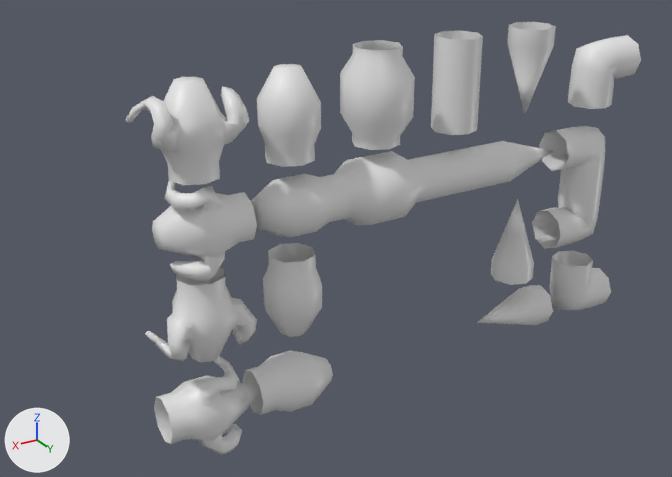
Renders of the FBX model Assets/Models/snake_parts.fbx from each side of a commit.
Both versions are drawn from a 50 mm camera at (6.07, 7.65, 2.37) aimed at (1.35, -0.22, -1.57). The lights are fixed; the arrows at lower left show +X, +Y and +Z. Where no turn or scale is listed for an object, it has been applied to the vertices.
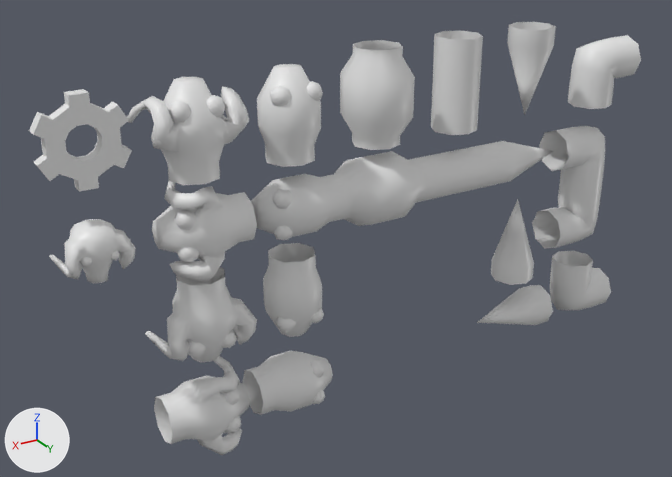
What changed in the scene script:
```text
Change me_cylinder_015:
    used by ob_cylinder_015; location = (3.0, 0.0, -1.0)
    remove me_cylinder_015.from_pydata(...)  # 97 vertices, 92 faces; spans x -0.5..0.4, y -0.317..0.329, z -0.554..0.554
    add me_cylinder_015.from_pydata(...)  # 149 vertices, 140 faces; spans x -0.5..0.4, y -0.317..0.329, z -0.554..0.554
    me_cylinder_015 part 1: a new loose piece of 26 vertices spanning x 0.066..0.278, y 0.049..0.26, z -0.269..-0.057, in mat_material (white #e7e7e7)
    me_cylinder_015 part 2: a new loose piece of 26 vertices spanning x 0.066..0.278, y 0.049..0.26, z 0.057..0.269, in mat_material (white #e7e7e7)
Change me_cylinder_002:
    used by ob_cylinder_002; location = (2.0, 0.0, 0.0)
    remove me_cylinder_002.from_pydata(...)  # 41 vertices, 36 faces; spans x -0.317..0.317, y -0.317..0.317, z -0.5..0.4
    add me_cylinder_002.from_pydata(...)  # 93 vertices, 84 faces; spans x -0.317..0.317, y -0.317..0.317, z -0.5..0.4
    me_cylinder_002 part 3: a new loose piece of 26 vertices spanning x 0.057..0.269, y 0.049..0.26, z 0.066..0.278, in mat_material (white #e7e7e7)
    me_cylinder_002 part 4: a new loose piece of 26 vertices spanning x -0.269..-0.057, y 0.049..0.26, z 0.066..0.278, in mat_material (white #e7e7e7)
Change me_cylinder_004:
    used by ob_cylinder_004; location = (3.0, 0.0, 0.0)
    remove me_cylinder_004.from_pydata(...)  # 97 vertices, 92 faces; spans x -0.554..0.554, y -0.317..0.329, z -0.5..0.4
    add me_cylinder_004.from_pydata(...)  # 149 vertices, 140 faces; spans x -0.554..0.554, y -0.317..0.329, z -0.5..0.4
    me_cylinder_004 part 5: a new loose piece of 26 vertices spanning x 0.057..0.269, y 0.049..0.26, z 0.066..0.278, in mat_material (white #e7e7e7)
    me_cylinder_004 part 6: a new loose piece of 26 vertices spanning x -0.269..-0.057, y 0.049..0.26, z 0.066..0.278, in mat_material (white #e7e7e7)
Add me_cylinder_020:
    me_cylinder_020.from_pydata(...)  # 72 vertices, 72 faces; spans x -0.409..0.409, y -0.067..0.067, z -0.422..0.422
    me_cylinder_020.materials.append(mat_material)  # white #e7e7e7
Add me_cylinder_021:
    me_cylinder_021.from_pydata(...)  # 166 vertices, 160 faces; spans x -0.375..0.375, y -0.22..0.276, z -0.305..0.254
    me_cylinder_021.materials.append(mat_material)  # white #e7e7e7
Add ob_gear:
    ob_gear = bpy.data.objects.new('gear', me_cylinder_020)
    ob_gear.location = (4.0, 0.0, 0.0)
Add ob_goat:
    ob_goat = bpy.data.objects.new('goat', me_cylinder_021)
    ob_goat.location = (4.0, 0.0, -1.0)
```

Location of each change, (x1, y1, x2, y2) in pixels of the pictures (672 x 477 px):
'Cylinder.004', reshaped: before (125, 77, 249, 185); after (127, 77, 249, 185)
'gear', added: after (29, 89, 132, 192)
'Cylinder.002', reshaped: before (257, 64, 321, 167); after (257, 64, 323, 167)
'goat', added: after (49, 219, 136, 283)
part 1 of me_cylinder_015, added: after (177, 246, 199, 262)
part 2 of me_cylinder_015, added: after (175, 209, 197, 230)
part 3 of me_cylinder_002, added: after (270, 86, 292, 106)
part 4 of me_cylinder_002, added: after (307, 81, 323, 101)
part 5 of me_cylinder_004, added: after (168, 100, 191, 122)
part 6 of me_cylinder_004, added: after (207, 95, 225, 117)
